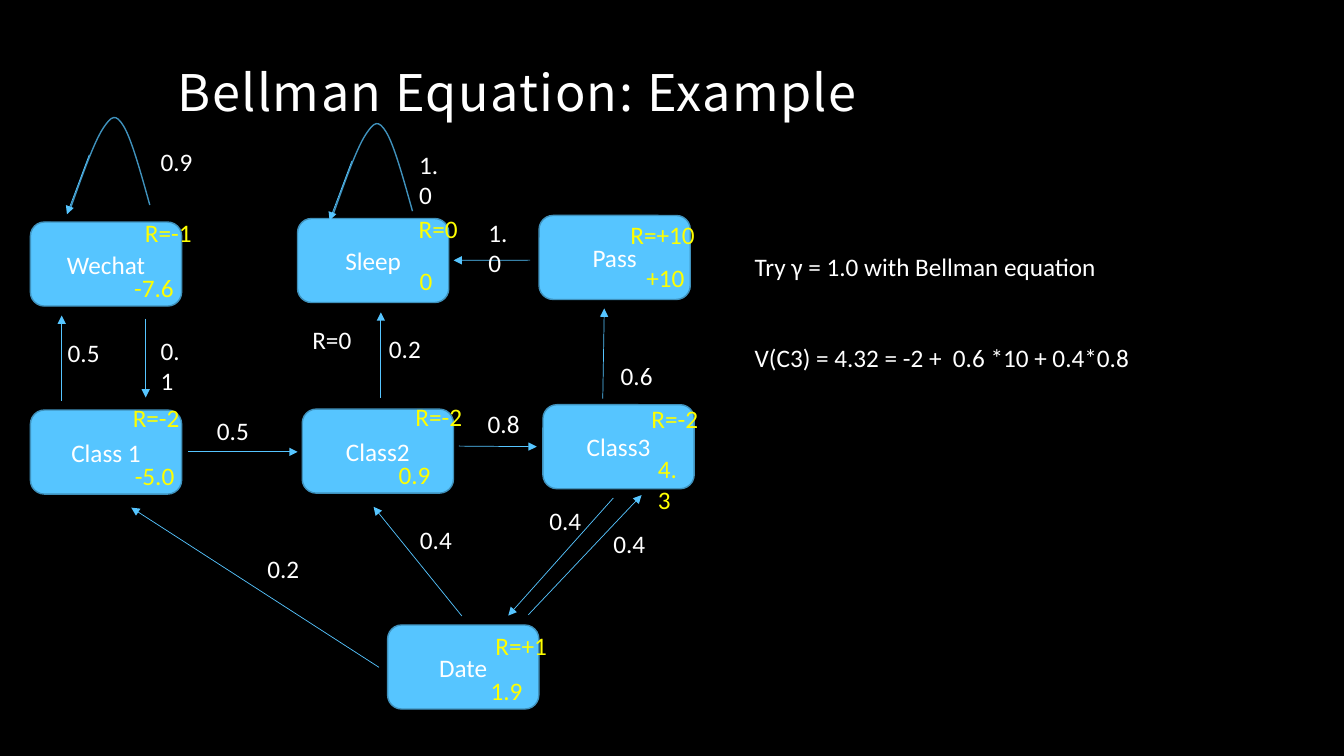
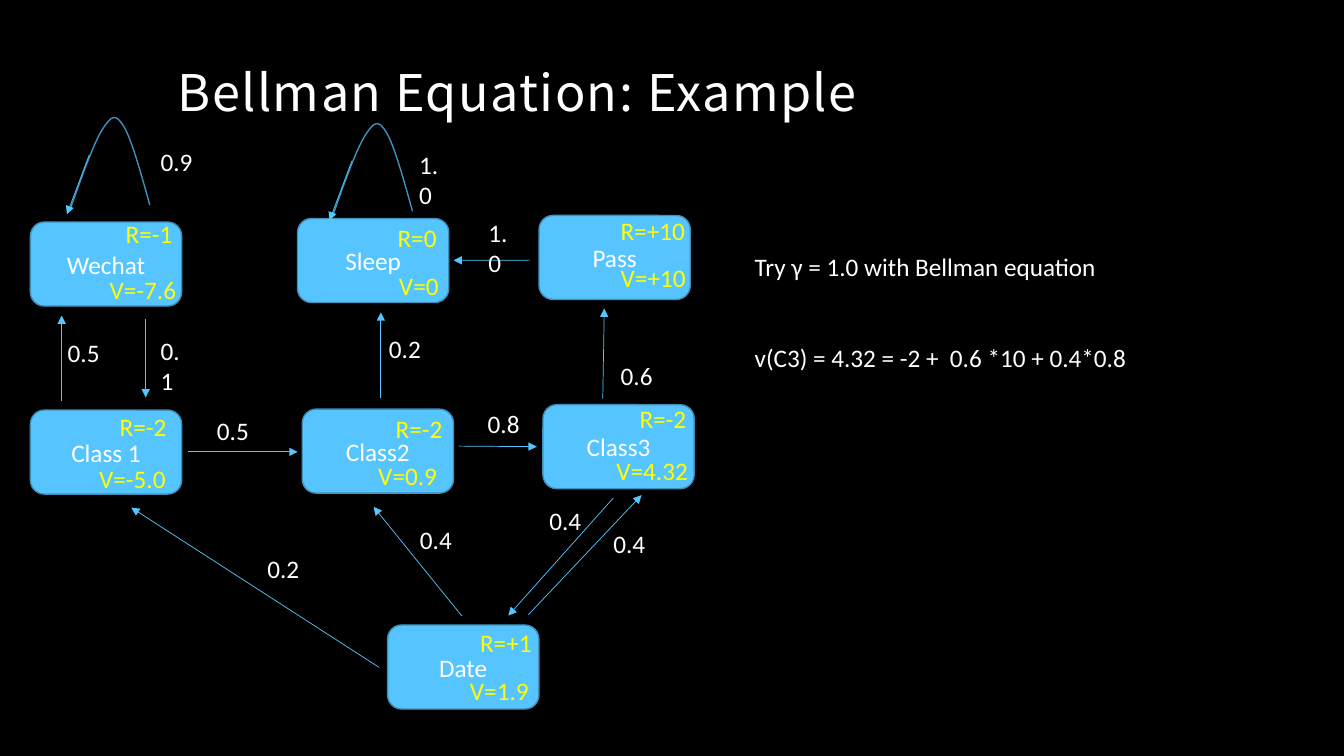
Before and after one commit to MacgyverLin/VintageComputer, a slide deck: slide 20 of Speech/Reinforcement Learning 2.pptx. Drawn at 1344x756 pixels with LibreOffice and Linux fonts; fonts in the diff are those of the drawing; background and template pictures are left out. Boxes give left, top, right and bottom in pixels: in the first picture for what was removed or moved away, otherwise in the second. Text is boxed around its words. In the diff, an @@ line names an element or a change of style, - is before the commit and + after.

```diff
--- a/Speech/Reinforcement Learning 2.pptx
+++ b/Speech/Reinforcement Learning 2.pptx
@@ text "R=-1" rewrapped from bbox=[145, 221, 192, 248] to bbox=[126, 223, 173, 243] @@
@@ text "R=0" rewrapped from bbox=[419, 217, 458, 244] to bbox=[398, 230, 437, 247] @@
@@ text "R=+10" rewrapped from bbox=[630, 224, 694, 251] to bbox=[621, 223, 685, 240] @@
@@ text at bbox=[110, 282, 176, 305]: text changed @@
--7.6
+V=-7.6
@@ text at bbox=[399, 278, 439, 295]: text changed @@
-0
+V=0
@@ text at bbox=[621, 270, 686, 287]: text changed @@
-+10
+V=+10
@@ text removed at bbox=[312, 332, 351, 349] @@
-R=0
@@ text at bbox=[755, 348, 1126, 371]: text changed @@
-V(C3) = 4.32 = -2 + 0.6 *10 + 0.4*0.8
+v(C3) = 4.32 = -2 + 0.6 *10 + 0.4*0.8
@@ text "R=-2" rewrapped from bbox=[133, 406, 180, 427] to bbox=[120, 419, 167, 436] @@
@@ text "R=-2": place and size @@
-text "R=-2" at bbox=[415, 406, 462, 433]
+text "R=-2" at bbox=[396, 421, 443, 445]
@@ text "R=-2" rewrapped from bbox=[651, 408, 698, 435] to bbox=[640, 411, 687, 428] @@
@@ text at bbox=[99, 471, 165, 494]: text changed @@
--5.0
+V=-5.0
@@ text at bbox=[378, 468, 437, 485]: text changed @@
-0.9
+V=0.9
@@ text at bbox=[616, 463, 687, 487]: text changed @@
-4.3
+V=4.32
@@ text "R=+1" rewrapped from bbox=[495, 635, 547, 662] to bbox=[480, 635, 532, 652] @@
@@ text at bbox=[470, 683, 529, 700]: text changed @@
-1.9
+V=1.9
```
Also in this commit, not shown: 13 other slides changed, 7 slides added.
